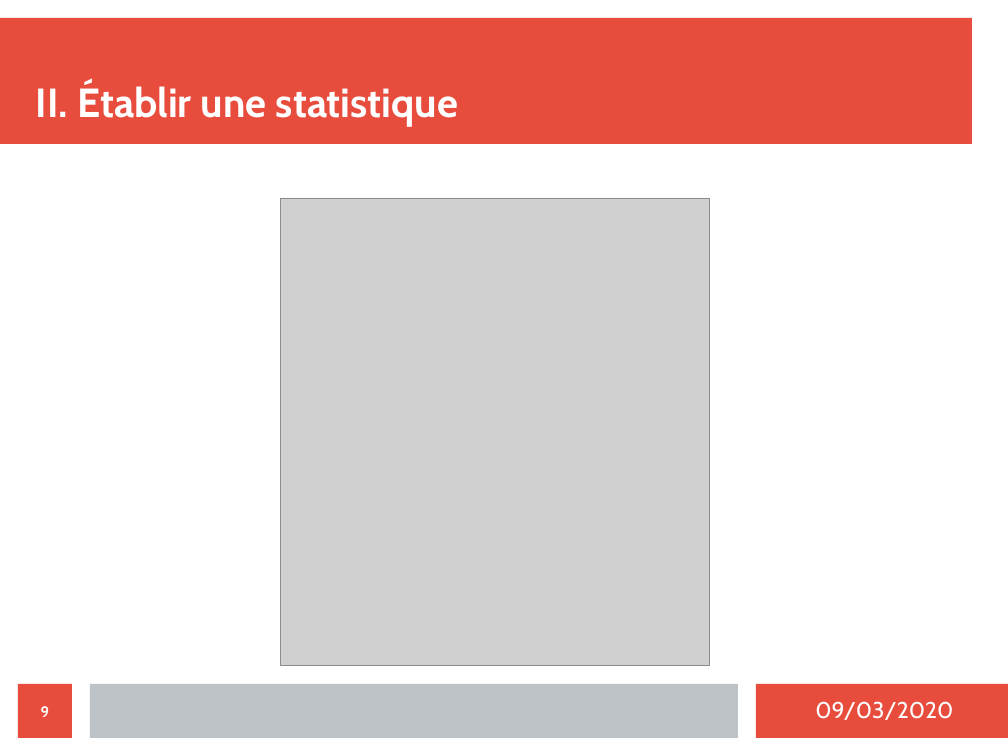
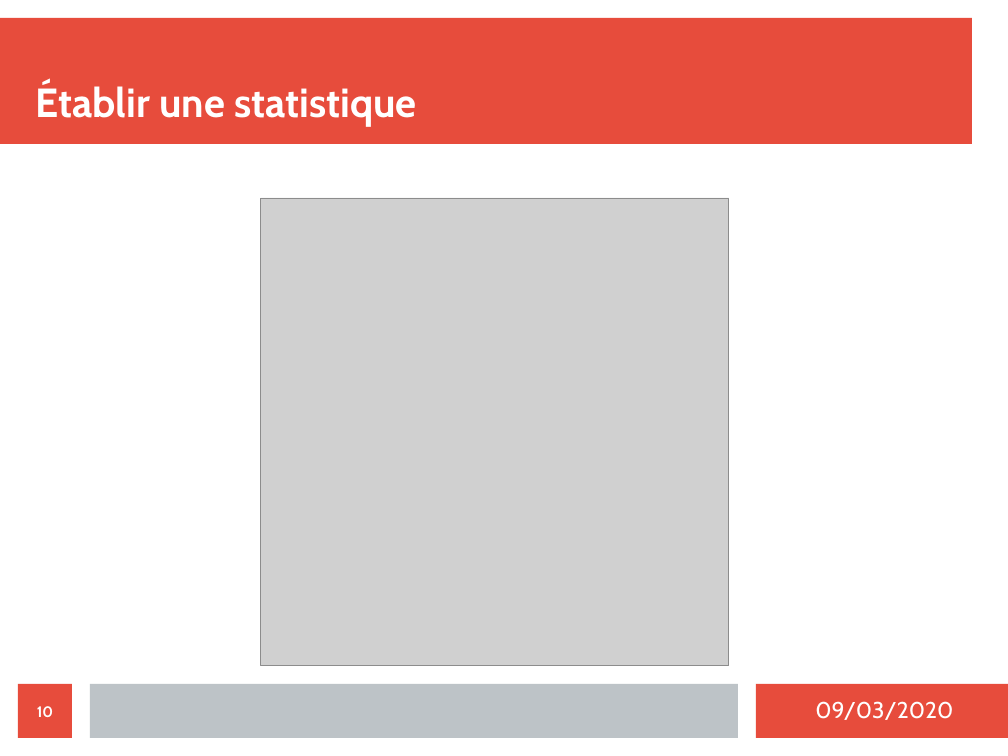
Before and after one commit to MezeretteBrice/Projet_Ronde, a slide deck: slide 10 of SOUTENANCE/Revue2/Revue2_CHEVREL.odp (slide 9 before the commit). Drawn at 1008x756 pixels with LibreOffice and Linux fonts; fonts in the diff are those of the drawing; grey boxes stand for pictures. Boxes give left, top, right and bottom in pixels: in the first picture for what was removed or moved away, otherwise in the second. Text is boxed around its words. In the diff, an @@ line names an element or a change of style, - is before the commit and + after.

```diff
--- a/SOUTENANCE/Revue2/Revue2_CHEVREL.odp
+++ b/SOUTENANCE/Revue2/Revue2_CHEVREL.odp
@@ title at bbox=[36, 83, 416, 127]: text changed @@
-II. Établir une statistique
+Établir une statistique
@@ picture: place and size @@
-picture at bbox=[281, 198, 710, 667]
+picture at bbox=[261, 198, 729, 667]
@@ page number at bbox=[37, 706, 53, 717]: text changed @@
-9
+10
```
Also in this commit, not shown: 8 other slides changed.
